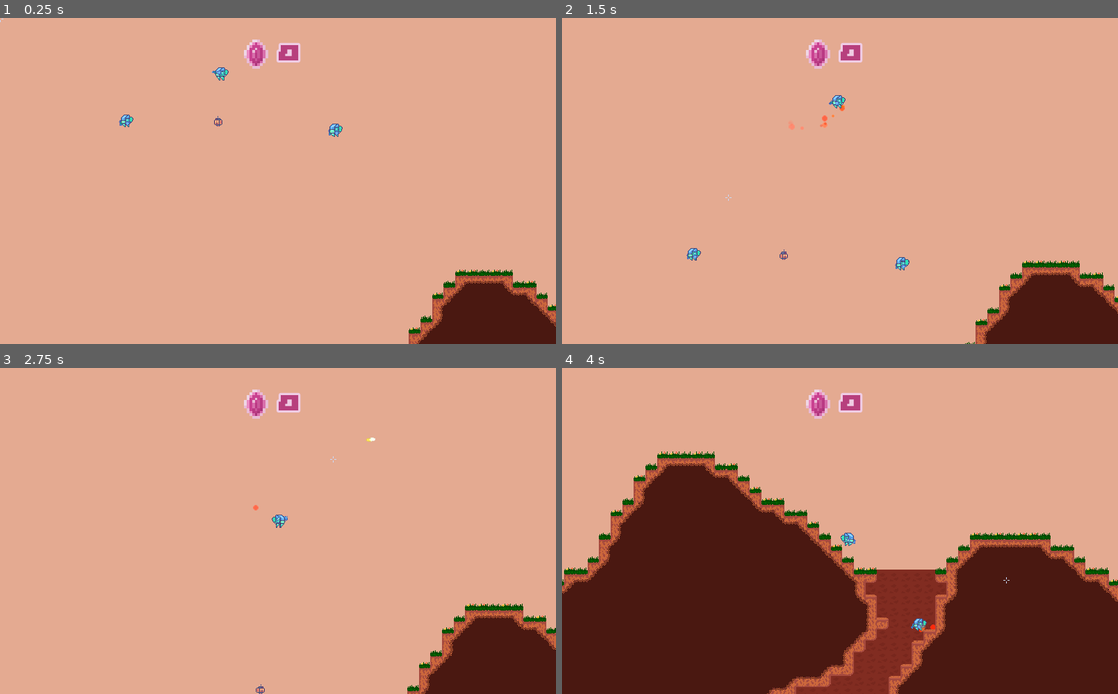
Above: before the commit, frames 1-4 (two rows, left to right).
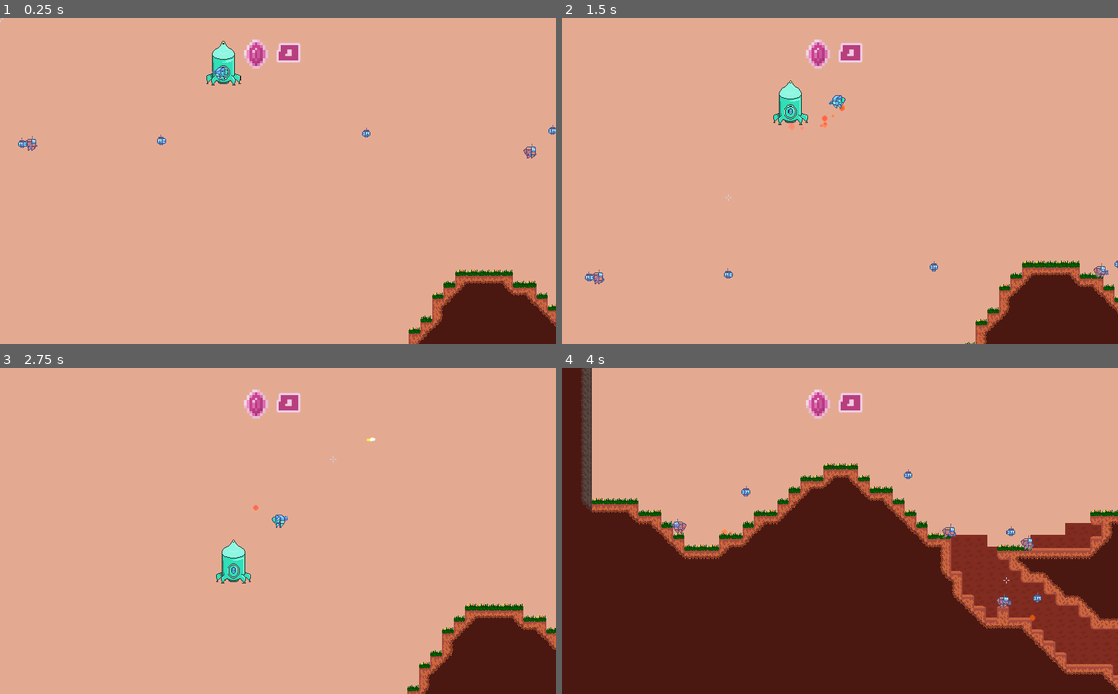
Above: after the commit, the same moments.

Repository: MichaelRRyan/Mecha-Miners
Game: Godot game, scene res://scenes/world/World.tscn
Same seed, same stepped clock (60 frames per second), same inputs: the game is played once before the commit and once after it.
Inputs (mouse positions are in pixels of both pictures, inside the frame that each line leads up to):
- Up to frame 1 (0.25 s): no input
- Up to frame 2 (1.5 s): tap Enter at 0.5 s; move the mouse to (962, 164) at 0.52 s; hold D (move_right) 0.53-1.28 s; hold W (jump) 0.53-1.28 s; tap K at 0.6 s; move the mouse to (728, 197) at 1.27 s; hold A (move_left) from 1.28 s (still down); tap W (jump) at 1.35 s
- Up to frame 3 (2.75 s): tap W (jump) at 1.52, 1.82, 2.3 s; tap K at 1.55 s; move the mouse to (333, 459) at 2.02 s; release A (move_left) at 2.03 s; press the mouse at (333, 459) at 2.03 s; hold D (move_right) from 2.03 s (still down)
- Up to frame 4 (4 s): move the mouse to (812, 596) at 2.77 s; release the mouse at (812, 596) at 2.78 s; right-click (812, 596) at 2.85 s; tap W (jump) at 3.02, 3.32, 3.77, 3.8 s; tap K at 3.05 s; move the mouse to (1006, 579) at 3.52 s; release D (move_right) at 3.53 s; hold A (move_left) from 3.53 s (still down); hold P (ai_perspective) from 3.53 s (still down)

The runs differ from the first frame. In frame 1, 0.9% of the frame differs, in the area x 3-100%, y 7-44%; in frame 2, 0.9%; in frame 3, 0.5%; in frame 4, 32%, in the area x 0-100%, y 0-100%.

Commit message:
Separated AI into their own scenes

Diff:
--- /dev/null
+++ b/resources/sprite_frames/battle_miner_bot_orange.tres
@@ -0,0 +1,66 @@
+[gd_resource type="SpriteFrames" load_steps=12 format=2]
+
+[ext_resource path="res://assets/images/sprite_sheet.png" type="Texture" id=1]
+
+[sub_resource type="AtlasTexture" id=11]
+atlas = ExtResource( 1 )
+region = Rect2( 256, 0, 32, 32 )
+
+[sub_resource type="AtlasTexture" id=12]
+atlas = ExtResource( 1 )
+region = Rect2( 128, 32, 32, 32 )
+
+[sub_resource type="AtlasTexture" id=13]
+atlas = ExtResource( 1 )
+region = Rect2( 64, 32, 32, 32 )
+
+[sub_resource type="AtlasTexture" id=14]
+atlas = ExtResource( 1 )
+region = Rect2( 32, 32, 32, 32 )
+
+[sub_resource type="AtlasTexture" id=15]
+atlas = ExtResource( 1 )
+region = Rect2( 0, 32, 32, 32 )
+
+[sub_resource type="AtlasTexture" id=16]
+atlas = ExtResource( 1 )
+region = Rect2( 96, 32, 32, 32 )
+
+[sub_resource type="AtlasTexture" id=17]
+atlas = ExtResource( 1 )
+region = Rect2( 0, 32, 32, 32 )
+
+[sub_resource type="AtlasTexture" id=18]
+atlas = ExtResource( 1 )
+region = Rect2( 32, 32, 32, 32 )
+
+[sub_resource type="AtlasTexture" id=19]
+atlas = ExtResource( 1 )
+region = Rect2( 64, 32, 32, 32 )
+
+[sub_resource type="AtlasTexture" id=20]
+atlas = ExtResource( 1 )
+region = Rect2( 96, 32, 32, 32 )
+
+[resource]
+animations = [ {
+"frames": [ SubResource( 11 ) ],
+"loop": true,
+"name": "idle",
+"speed": 5.0
+}, {
+"frames": [ SubResource( 12 ) ],
+"loop": true,
+"name": "jump",
+"speed": 5.0
+}, {
+"frames": [ SubResource( 13 ), SubResource( 14 ), SubResource( 15 ), SubResource( 16 ) ],
+"loop": true,
+"name": "walk_reversed",
+"speed": 5.0
+}, {
+"frames": [ SubResource( 17 ), SubResource( 18 ), SubResource( 19 ), SubResource( 20 ) ],
+"loop": true,
+"name": "walk",
+"speed": 5.0
+} ]
--- a/resources/sprite_frames/mecha_green.tres
+++ b/resources/sprite_frames/mecha_green.tres
@@ -9,6 +9,22 @@
 [sub_resource type="AtlasTexture" id=2]
 atlas = ExtResource( 1 )
 region = Rect2( 160, 99, 32, 33 )
+
+[sub_resource type="AtlasTexture" id=3]
+atlas = ExtResource( 1 )
+region = Rect2( 96, 99, 32, 33 )
+
+[sub_resource type="AtlasTexture" id=4]
+atlas = ExtResource( 1 )
+region = Rect2( 64, 99, 32, 33 )
+
+[sub_resource type="AtlasTexture" id=5]
+atlas = ExtResource( 1 )
+region = Rect2( 32, 99, 32, 33 )
+
+[sub_resource type="AtlasTexture" id=6]
+atlas = ExtResource( 1 )
+region = Rect2( 128, 99, 32, 33 )
 
 [sub_resource type="AtlasTexture" id=7]
 atlas = ExtResource( 1 )
@@ -26,22 +42,6 @@
 atlas = ExtResource( 1 )
 region = Rect2( 128, 99, 32, 33 )
 
-[sub_resource type="AtlasTexture" id=3]
-atlas = ExtResource( 1 )
-region = Rect2( 96, 99, 32, 33 )
-
-[sub_resource type="AtlasTexture" id=4]
-atlas = ExtResource( 1 )
-region = Rect2( 64, 99, 32, 33 )
-
-[sub_resource type="AtlasTexture" id=5]
-atlas = ExtResource( 1 )
-region = Rect2( 32, 99, 32, 33 )
-
-[sub_resource type="AtlasTexture" id=6]
-atlas = ExtResource( 1 )
-region = Rect2( 128, 99, 32, 33 )
-
 [resource]
 animations = [ {
 "frames": [ SubResource( 1 ) ],
@@ -54,13 +54,13 @@
 "name": "jump",
 "speed": 5.0
 }, {
+"frames": [ SubResource( 3 ), SubResource( 4 ), SubResource( 5 ), SubResource( 6 ) ],
+"loop": true,
+"name": "walk_reversed",
+"speed": 15.0
+}, {
 "frames": [ SubResource( 7 ), SubResource( 8 ), SubResource( 9 ), SubResource( 10 ) ],
 "loop": true,
 "name": "walk",
 "speed": 15.0
-}, {
-"frames": [ SubResource( 3 ), SubResource( 4 ), SubResource( 5 ), SubResource( 6 ) ],
-"loop": true,
-"name": "walk_reversed",
-"speed": 15.0
 } ]
--- /dev/null
+++ b/resources/sprite_frames/miner_bot_blue.tres
@@ -0,0 +1,30 @@
+[gd_resource type="SpriteFrames" load_steps=3 format=2]
+
+[ext_resource path="res://assets/images/sprite_sheet.png" type="Texture" id=1]
+
+[sub_resource type="AtlasTexture" id=1]
+atlas = ExtResource( 1 )
+region = Rect2( 256, 32, 16, 16 )
+
+[resource]
+animations = [ {
+"frames": [ SubResource( 1 ) ],
+"loop": true,
+"name": "idle",
+"speed": 5.0
+}, {
+"frames": [ SubResource( 1 ) ],
+"loop": true,
+"name": "jump",
+"speed": 5.0
+}, {
+"frames": [ SubResource( 1 ) ],
+"loop": true,
+"name": "walk_reversed",
+"speed": 15.0
+}, {
+"frames": [ SubResource( 1 ) ],
+"loop": true,
+"name": "walk",
+"speed": 15.0
+} ]
--- a/scenes/DropPod.tscn
+++ b/scenes/DropPod.tscn
@@ -19,9 +19,10 @@
 [node name="Sprite" type="Sprite" parent="."]
 texture = ExtResource( 1 )
 region_enabled = true
-region_rect = Rect2( 0, 128, 64, 64 )
+region_rect = Rect2( 0, 208, 64, 64 )
 
 [node name="CollisionShape2D" type="CollisionShape2D" parent="."]
+visible = false
 position = Vector2( 0, 0.5 )
 shape = SubResource( 1 )
 
--- a/scenes/AIController.tscn
+++ b/scenes/ai/AIController.tscn
@@ -1,9 +1,9 @@
 [gd_scene load_steps=6 format=2]
 
 [ext_resource path="res://scripts/ai/AIController.gd" type="Script" id=1]
-[ext_resource path="res://scripts/ai/sensors/MineralSensor.gd" type="Script" id=2]
+[ext_resource path="res://scripts/ai/sensors/SpatialSensor.gd" type="Script" id=2]
 [ext_resource path="res://scripts/ai/sensors/ItemSensor.gd" type="Script" id=3]
-[ext_resource path="res://scripts/ai/sensors/SpatialSensor.gd" type="Script" id=4]
+[ext_resource path="res://scripts/ai/sensors/MineralSensor.gd" type="Script" id=4]
 
 [sub_resource type="CircleShape2D" id=1]
 radius = 100.0
@@ -22,10 +22,6 @@
 shape = SubResource( 1 )
 
 [node name="SpatialSensor" type="Node2D" parent="."]
-script = ExtResource( 4 )
-
-[node name="GroundSensor" type="RayCast2D" parent="."]
-visible = false
-cast_to = Vector2( 0, 32 )
+script = ExtResource( 2 )
 
 [connection signal="body_entered" from="ItemSensor" to="ItemSensor" method="_on_ItemSensor_body_entered"]
--- /dev/null
+++ b/scenes/ai/MinerBotController.tscn
@@ -0,0 +1,10 @@
+[gd_scene load_steps=3 format=2]
+
+[ext_resource path="res://scenes/ai/AIController.tscn" type="PackedScene" id=1]
+[ext_resource path="res://scripts/ai/MinerBotController.gd" type="Script" id=2]
+
+[node name="MinerBotController" instance=ExtResource( 1 )]
+script = ExtResource( 2 )
+
+[node name="GroundSensor" type="RayCast2D" parent="." index="3"]
+cast_to = Vector2( 0, 16 )
--- /dev/null
+++ b/scenes/entities/BattleMinerBot.tscn
@@ -0,0 +1,20 @@
+[gd_scene load_steps=4 format=2]
+
+[ext_resource path="res://scenes/entities/Humanoid.tscn" type="PackedScene" id=1]
+[ext_resource path="res://scenes/ai/AIController.tscn" type="PackedScene" id=2]
+[ext_resource path="res://resources/sprite_frames/battle_miner_bot_orange.tres" type="SpriteFrames" id=3]
+
+[node name="BattleMinerBot" instance=ExtResource( 1 )]
+
+[node name="AnimatedSprite" parent="." index="0"]
+frames = ExtResource( 3 )
+playing = true
+offset = Vector2( 0, -6 )
+
+[node name="Equipped1" parent="Arms" index="0"]
+region_rect = Rect2( 160, 48, 32, 16 )
+
+[node name="Equipped2" parent="Arms" index="1"]
+region_rect = Rect2( 160, 32, 32, 16 )
+
+[node name="AIController" parent="." index="5" instance=ExtResource( 2 )]
--- /dev/null
+++ b/scenes/entities/Humanoid.tscn
@@ -0,0 +1,47 @@
+[gd_scene load_steps=8 format=2]
+
+[ext_resource path="res://resources/sprite_frames/mecha_green.tres" type="SpriteFrames" id=1]
+[ext_resource path="res://scripts/entities/Entity.gd" type="Script" id=2]
+[ext_resource path="res://scenes/Gun.tscn" type="PackedScene" id=3]
+[ext_resource path="res://scenes/Jetpack.tscn" type="PackedScene" id=4]
+[ext_resource path="res://scripts/MechArms.gd" type="Script" id=5]
+[ext_resource path="res://scenes/Drill.tscn" type="PackedScene" id=6]
+
+[sub_resource type="CapsuleShape2D" id=13]
+radius = 5.0
+height = 4.0
+
+[node name="Humanoid" type="KinematicBody2D" groups=["player"]]
+collision_layer = 2
+collision_mask = 3
+script = ExtResource( 2 )
+
+[node name="AnimatedSprite" type="AnimatedSprite" parent="."]
+frames = ExtResource( 1 )
+animation = "idle"
+offset = Vector2( 0, -2.5 )
+
+[node name="CollisionShape2D" type="CollisionShape2D" parent="."]
+shape = SubResource( 13 )
+
+[node name="Jetpack" parent="." instance=ExtResource( 4 )]
+
+[node name="Arms" type="Node2D" parent="."]
+script = ExtResource( 5 )
+
+[node name="Equipped1" parent="Arms" instance=ExtResource( 3 )]
+position = Vector2( -1.5, 1 )
+z_index = 2
+region_rect = Rect2( 192, 48, 32, 16 )
+
+[node name="Equipped2" parent="Arms" instance=ExtResource( 6 )]
+position = Vector2( 6, 0 )
+region_rect = Rect2( 192, 32, 32, 16 )
+
+[node name="Feet" type="Node2D" parent="."]
+position = Vector2( 0, 9 )
+
+[connection signal="died" from="." to="Arms" method="_on_Player_died"]
+[connection signal="respawn_complete" from="." to="Arms" method="_on_Player_respawn_complete"]
+[connection signal="sync_began" from="." to="Arms" method="_on_Player_sync_began"]
+[connection signal="sync_data_recieved" from="." to="Arms" method="_on_Player_sync_data_recieved"]
--- /dev/null
+++ b/scenes/entities/MinerBot.tscn
@@ -0,0 +1,24 @@
+[gd_scene load_steps=6 format=2]
+
+[ext_resource path="res://scenes/entities/Entity.tscn" type="PackedScene" id=1]
+[ext_resource path="res://resources/sprite_frames/miner_bot_blue.tres" type="SpriteFrames" id=2]
+[ext_resource path="res://scenes/ai/MinerBotController.tscn" type="PackedScene" id=3]
+[ext_resource path="res://scenes/Jetpack.tscn" type="PackedScene" id=4]
+
+[sub_resource type="CapsuleShape2D" id=1]
+radius = 5.0
+height = 0.0
+
+[node name="MinerBot" instance=ExtResource( 1 )]
+
+[node name="AnimatedSprite" parent="." index="0"]
+frames = ExtResource( 2 )
+
+[node name="CollisionShape2D" parent="." index="1"]
+position = Vector2( 0, -1 )
+shape = SubResource( 1 )
+
+[node name="MinerBotController" parent="." index="3" instance=ExtResource( 3 )]
+
+[node name="Jetpack" parent="." index="4" instance=ExtResource( 4 )]
+velocity_multiplier = 3.0
--- a/scenes/entities/MiningBot.tscn
+++ /dev/null
@@ -1,57 +0,0 @@
-[gd_scene load_steps=7 format=2]
-
-[ext_resource path="res://scenes/entities/Player.tscn" type="PackedScene" id=1]
-[ext_resource path="res://assets/images/sprite_sheet.png" type="Texture" id=2]
-[ext_resource path="res://scenes/AIController.tscn" type="PackedScene" id=3]
-
-[sub_resource type="AtlasTexture" id=13]
-atlas = ExtResource( 2 )
-region = Rect2( 224, 32, 16, 16 )
-
-[sub_resource type="SpriteFrames" id=12]
-animations = [ {
-"frames": [ SubResource( 13 ) ],
-"loop": true,
-"name": "idle",
-"speed": 5.0
-}, {
-"frames": [ SubResource( 13 ) ],
-"loop": true,
-"name": "jump",
-"speed": 5.0
-}, {
-"frames": [ SubResource( 13 ) ],
-"loop": true,
-"name": "walk",
-"speed": 15.0
-}, {
-"frames": [ SubResource( 13 ) ],
-"loop": true,
-"name": "walk_reversed",
-"speed": 15.0
-} ]
-
-[sub_resource type="CapsuleShape2D" id=14]
-radius = 5.0
-height = 0.0
-
-[node name="MiningBot" instance=ExtResource( 1 )]
-
-[node name="AnimatedSprite" parent="." index="0"]
-frames = SubResource( 12 )
-animation = "jump"
-
-[node name="CollisionShape2D" parent="." index="1"]
-position = Vector2( 0, -1 )
-shape = SubResource( 14 )
-
-[node name="Jetpack" parent="." index="2"]
-position = Vector2( 0, 2 )
-
-[node name="Equipped1" parent="Arms" index="0"]
-visible = false
-
-[node name="Equipped2" parent="Arms" index="1"]
-visible = false
-
-[node name="AIController" parent="." index="5" instance=ExtResource( 3 )]
--- a/scenes/world/TestWorld.tscn
+++ b/scenes/world/TestWorld.tscn
@@ -1,6 +1,6 @@
 [gd_scene load_steps=9 format=2]
 
-[ext_resource path="res://scenes/AIController.tscn" type="PackedScene" id=1]
+[ext_resource path="res://scenes/ai/AIController.tscn" type="PackedScene" id=1]
 [ext_resource path="res://scenes/GUIManager.tscn" type="PackedScene" id=2]
 [ext_resource path="res://scenes/world/Terrain.tscn" type="PackedScene" id=3]
 [ext_resource path="res://scenes/DropPod.tscn" type="PackedScene" id=4]
--- a/scenes/world/World.tscn
+++ b/scenes/world/World.tscn
@@ -2,7 +2,7 @@
 
 [ext_resource path="res://scenes/world/Terrain.tscn" type="PackedScene" id=1]
 [ext_resource path="res://scenes/Cursor.tscn" type="PackedScene" id=2]
-[ext_resource path="res://scenes/AIController.tscn" type="PackedScene" id=3]
+[ext_resource path="res://scenes/entities/BattleMinerBot.tscn" type="PackedScene" id=3]
 [ext_resource path="res://scripts/PlayerManager.gd" type="Script" id=4]
 [ext_resource path="res://scripts/BulletManager.gd" type="Script" id=5]
 [ext_resource path="res://scenes/entities/Player.tscn" type="PackedScene" id=6]
@@ -10,7 +10,7 @@
 [ext_resource path="res://scripts/player/FollowPoint.gd" type="Script" id=8]
 [ext_resource path="res://scenes/GUIManager.tscn" type="PackedScene" id=9]
 [ext_resource path="res://scenes/DropPod.tscn" type="PackedScene" id=10]
-[ext_resource path="res://scenes/entities/MiningBot.tscn" type="PackedScene" id=12]
+[ext_resource path="res://scenes/entities/MinerBot.tscn" type="PackedScene" id=11]
 
 [node name="World" type="Node2D"]
 
@@ -47,40 +47,53 @@
 smoothing_enabled = true
 smoothing_speed = 3.8
 
-[node name="Player2" parent="PlayerManager" instance=ExtResource( 6 )]
-position = Vector2( 1454, 10 )
+[node name="BattleMinerBot" parent="PlayerManager" instance=ExtResource( 3 )]
+position = Vector2( 196, 55 )
 
-[node name="AIController" parent="PlayerManager/Player2" instance=ExtResource( 3 )]
+[node name="BattleMinerBot2" parent="PlayerManager" instance=ExtResource( 3 )]
+position = Vector2( 407, 55 )
 
-[node name="Player3" parent="PlayerManager" instance=ExtResource( 6 )]
-position = Vector2( 818, 23 )
+[node name="BattleMinerBot3" parent="PlayerManager" instance=ExtResource( 3 )]
+position = Vector2( 701, 55 )
 
-[node name="AIController" parent="PlayerManager/Player3" instance=ExtResource( 3 )]
+[node name="BattleMinerBot4" parent="PlayerManager" instance=ExtResource( 3 )]
+position = Vector2( 1383, 66 )
 
-[node name="Player4" parent="PlayerManager" instance=ExtResource( 6 )]
-position = Vector2( 358, 19 )
+[node name="BattleMinerBot5" parent="PlayerManager" instance=ExtResource( 3 )]
+position = Vector2( 1634, 66 )
 
-[node name="AIController" parent="PlayerManager/Player4" instance=ExtResource( 3 )]
+[node name="BattleMinerBot6" parent="PlayerManager" instance=ExtResource( 3 )]
+position = Vector2( 1874, 77 )
 
-[node name="Player5" parent="PlayerManager" instance=ExtResource( 6 )]
-position = Vector2( 2011, 13 )
+[node name="BattleMinerBot7" parent="PlayerManager" instance=ExtResource( 3 )]
+position = Vector2( 624, 66 )
 
-[node name="AIController" parent="PlayerManager/Player5" instance=ExtResource( 3 )]
+[node name="MinerBot" parent="PlayerManager" instance=ExtResource( 11 )]
+position = Vector2( 123, 57 )
 
-[node name="Player6" parent="PlayerManager" instance=ExtResource( 6 )]
-position = Vector2( 1712, 32 )
+[node name="MinerBot2" parent="PlayerManager" instance=ExtResource( 11 )]
+position = Vector2( 343, 61 )
 
-[node name="AIController" parent="PlayerManager/Player6" instance=ExtResource( 3 )]
+[node name="MinerBot3" parent="PlayerManager" instance=ExtResource( 11 )]
+position = Vector2( 562, 65 )
 
-[node name="Player7" parent="PlayerManager" instance=ExtResource( 6 )]
-position = Vector2( 1108, 36 )
+[node name="MinerBot4" parent="PlayerManager" instance=ExtResource( 11 )]
+position = Vector2( 675, 57 )
 
-[node name="AIController" parent="PlayerManager/Player7" instance=ExtResource( 3 )]
+[node name="MinerBot5" parent="PlayerManager" instance=ExtResource( 11 )]
+position = Vector2( 867, 53 )
 
-[node name="Player8" parent="PlayerManager" instance=ExtResource( 6 )]
-position = Vector2( 591, 17 )
+[node name="MinerBot6" parent="PlayerManager" instance=ExtResource( 11 )]
+position = Vector2( 1163, 43 )
 
-[node name="AIController" parent="PlayerManager/Player8" instance=ExtResource( 3 )]
+[node name="MinerBot7" parent="PlayerManager" instance=ExtResource( 11 )]
+position = Vector2( 1423, 39 )
+
+[node name="MinerBot8" parent="PlayerManager" instance=ExtResource( 11 )]
+position = Vector2( 1641, 38 )
+
+[node name="MinerBot9" parent="PlayerManager" instance=ExtResource( 11 )]
+position = Vector2( 1874, 38 )
 
 [node name="BulletManager" type="Node2D" parent="." groups=["bullet_manager"]]
 script = ExtResource( 5 )
@@ -93,9 +106,6 @@
 [node name="DropPod" parent="." instance=ExtResource( 10 )]
 position = Vector2( 960, -53 )
 
-[node name="MiningBot" parent="." instance=ExtResource( 12 )]
-position = Vector2( 953, 27 )
-
 [connection signal="menu_toggled" from="GUIManager" to="Cursor" method="_on_GUIManager_menu_toggled"]
 [connection signal="crystal_amount_changed" from="PlayerManager/Player" to="GUIManager" method="_on_Player_crystal_amount_changed"]
 [connection signal="new_velocity" from="PlayerManager/Player" to="PlayerManager/Player/FollowPoint" method="_on_Player_new_velocity"]
--- a/scripts/Player.gd
+++ b/scripts/Player.gd
@@ -43,14 +43,3 @@
 
 
 # -----------------------------------------------------------------------------
-#func _input(event):
-#
-#	#if is_human and event is InputEventMouseMotion:
-#	if is_human and event is InputEventMouseMotion:
-#		_target = get_global_mouse_position()
-
-#	if event is InputEventKey and event.scancode == KEY_K and event.is_pressed():
-#		die()
-
-
-# -----------------------------------------------------------------------------
--- a/scripts/ai/AIController.gd
+++ b/scripts/ai/AIController.gd
@@ -149,12 +149,3 @@
 
 
 #-------------------------------------------------------------------------------
-func _process(delta):
-	var raycast : RayCast2D = $GroundSensor
-	raycast.force_raycast_update()
-	if raycast.is_colliding():
-		if raycast.get_collider().is_in_group("terrain"):
-			subject.thrust_jetpack(delta)
-
-
-#-------------------------------------------------------------------------------
--- /dev/null
+++ b/scripts/ai/MinerBotController.gd
@@ -0,0 +1,12 @@
+extends "res://scripts/ai/AIController.gd"
+
+#-------------------------------------------------------------------------------
+func _process(delta):
+	var raycast : RayCast2D = $GroundSensor
+	raycast.force_raycast_update()
+	if raycast.is_colliding():
+		if raycast.get_collider().is_in_group("terrain"):
+			subject.thrust_jetpack(delta)
+
+
+#-------------------------------------------------------------------------------
Binary file changed: assets/images/sprite_sheet.png
Not shown: 1 places in scenes/ai/AIController.tscn that only renumber resources
